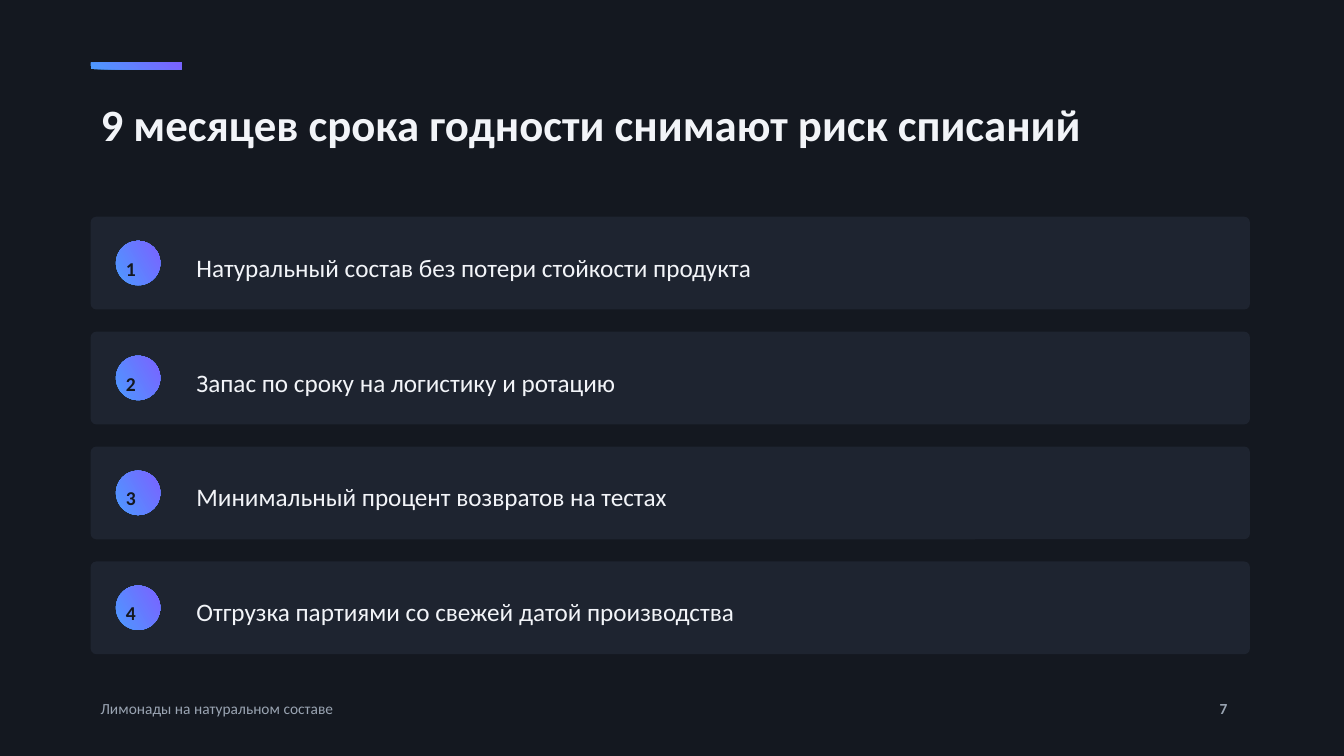
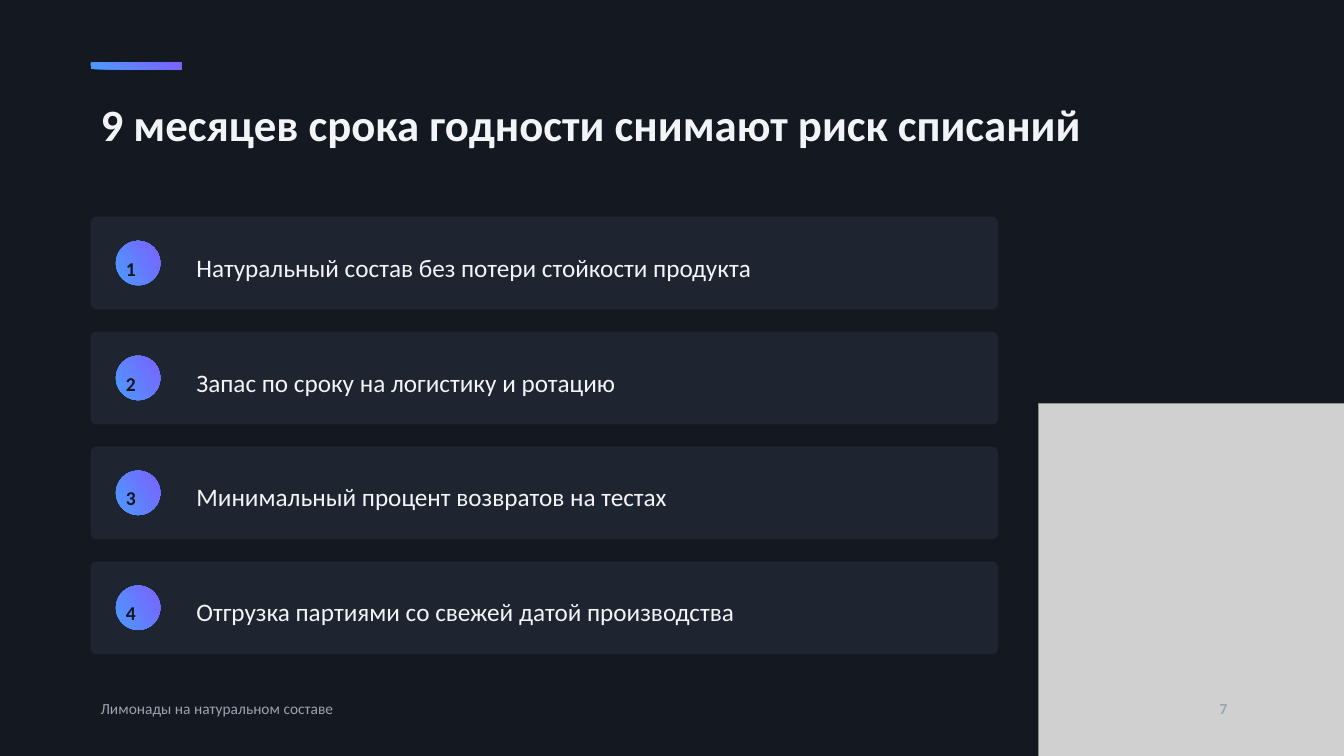
Before and after one commit to SVN-01/portfolio, a slide deck: slide 7 of presentation-limonad/presentation.pptx. Drawn at 1344x756 pixels with LibreOffice and Linux fonts; fonts in the diff are those of the drawing; grey boxes stand for pictures. Boxes give left, top, right and bottom in pixels: in the first picture for what was removed or moved away, otherwise in the second. Text is boxed around its words. In the diff, an @@ line names an element or a change of style, - is before the commit and + after.

```diff
--- a/presentation-limonad/presentation.pptx
+++ b/presentation-limonad/presentation.pptx
@@ rounded rectangle resized from (x1=91, y1=217, x2=1250, y2=310) to (x1=91, y1=217, x2=998, y2=310) @@
@@ rounded rectangle resized from (x1=91, y1=332, x2=1250, y2=424) to (x1=91, y1=332, x2=998, y2=424) @@
@@ picture added at (x1=1038, y1=403, x2=1344, y2=756) @@
@@ rounded rectangle resized from (x1=91, y1=447, x2=1250, y2=539) to (x1=91, y1=447, x2=998, y2=539) @@
@@ rounded rectangle resized from (x1=91, y1=562, x2=1250, y2=654) to (x1=91, y1=562, x2=998, y2=654) @@
```
Also in this commit, not shown: 12 other slides changed, 5 other files.
